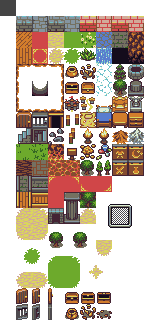
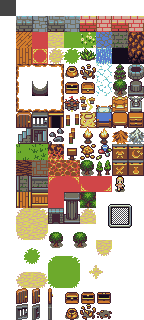
Two versions of the same layered image (144x320). Layer-by-layer changes:
added layer "cópia de characters.png" above "basictiles.png" over (115, 176, 125, 192)